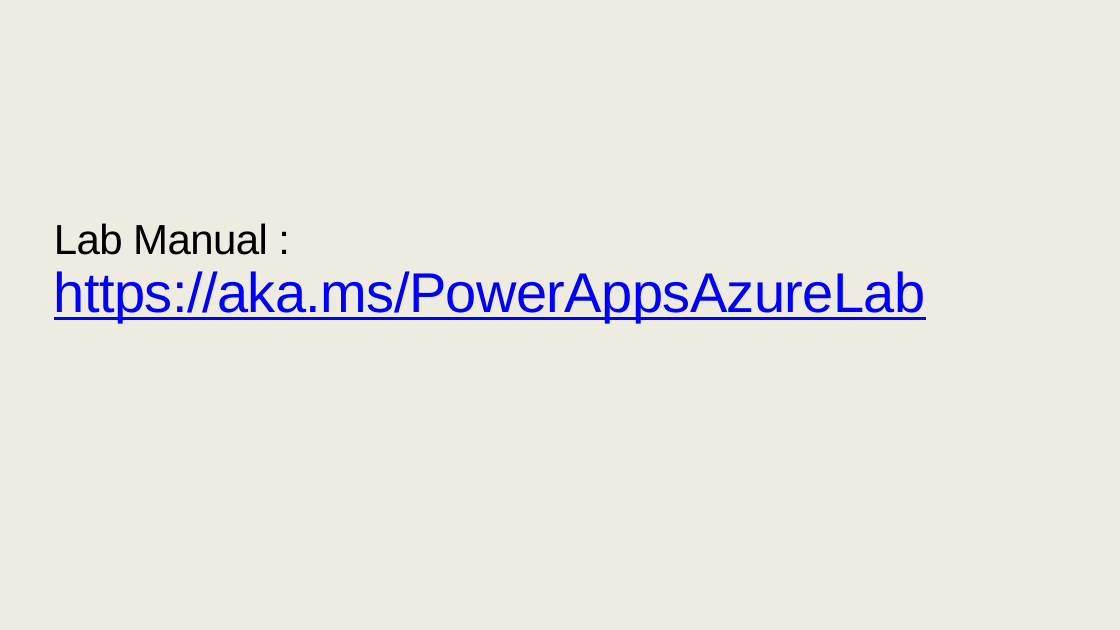
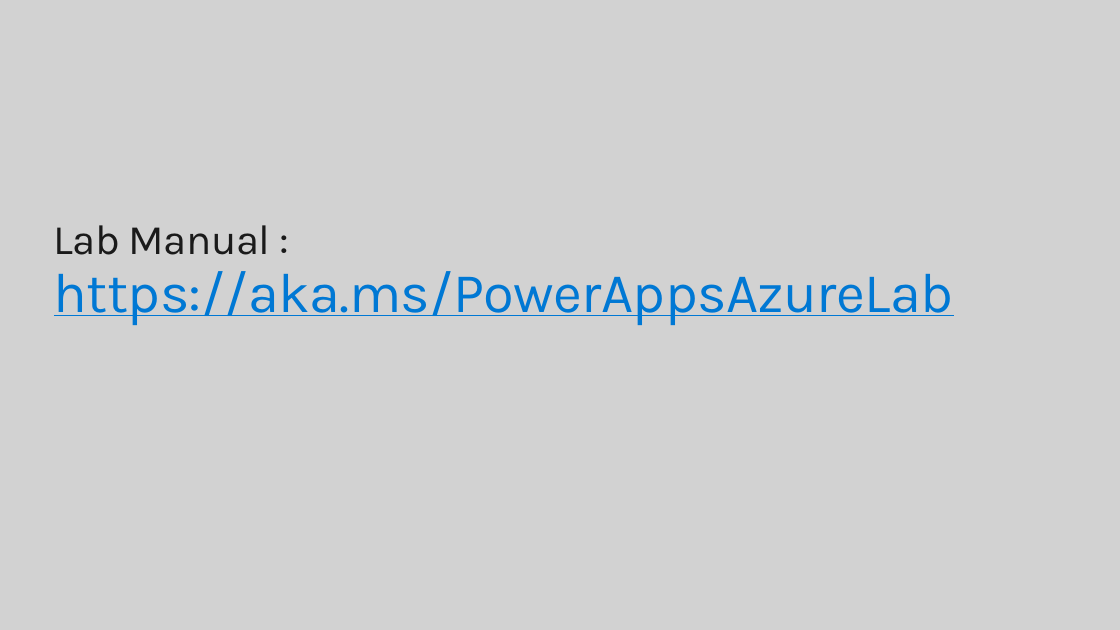
Before and after one commit to CSA-DanielVillamizar/PowerApps-Azure-Lab-M365DevBog, a slide deck: slide 12 of Lab Resources/Hands-on with Power Apps and Azure.pptx (slide 15 before the commit). Drawn at 1120x630 pixels with LibreOffice and Linux fonts; fonts in the diff are those of the drawing; background and template pictures are left out. Boxes give left, top, right and bottom in pixels: in the first picture for what was removed or moved away, otherwise in the second. Text is boxed around its words. In the diff, an @@ line names an element or a change of style, - is before the commit and + after.

```diff
--- a/Lab Resources/Hands-on with Power Apps and Azure.pptx
+++ b/Lab Resources/Hands-on with Power Apps and Azure.pptx
@@ background #EEECE1 to #D2D2D2 @@
@@ title "Lab Manual : https://aka.ms/PowerAppsAzureLab" at box(54, 225, 954, 325): font Arial to Karla; text colour #000000 to #1A1A1A in "Lab Manual :"; text colour #0000FF to #0078D4 in "https://aka.ms/PowerAppsAzureLab" @@
```
Also in this commit, not shown: 10 other slides changed, 4 slides added, 7 slides removed.
